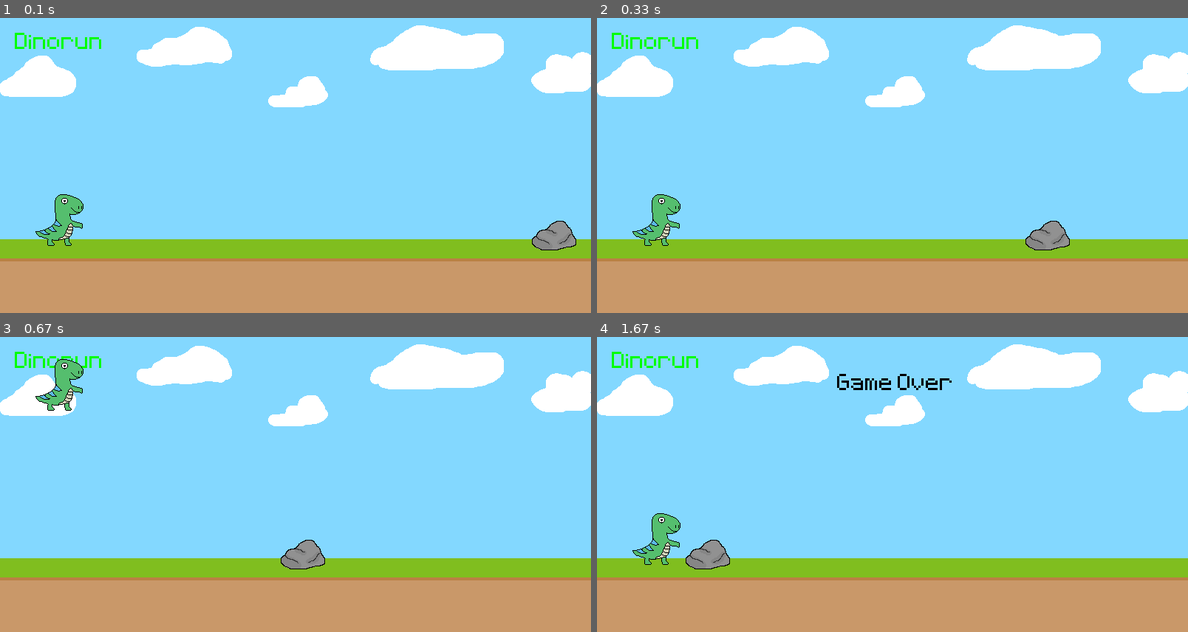
Above: before the commit, frames 1-4 (two rows, left to right).
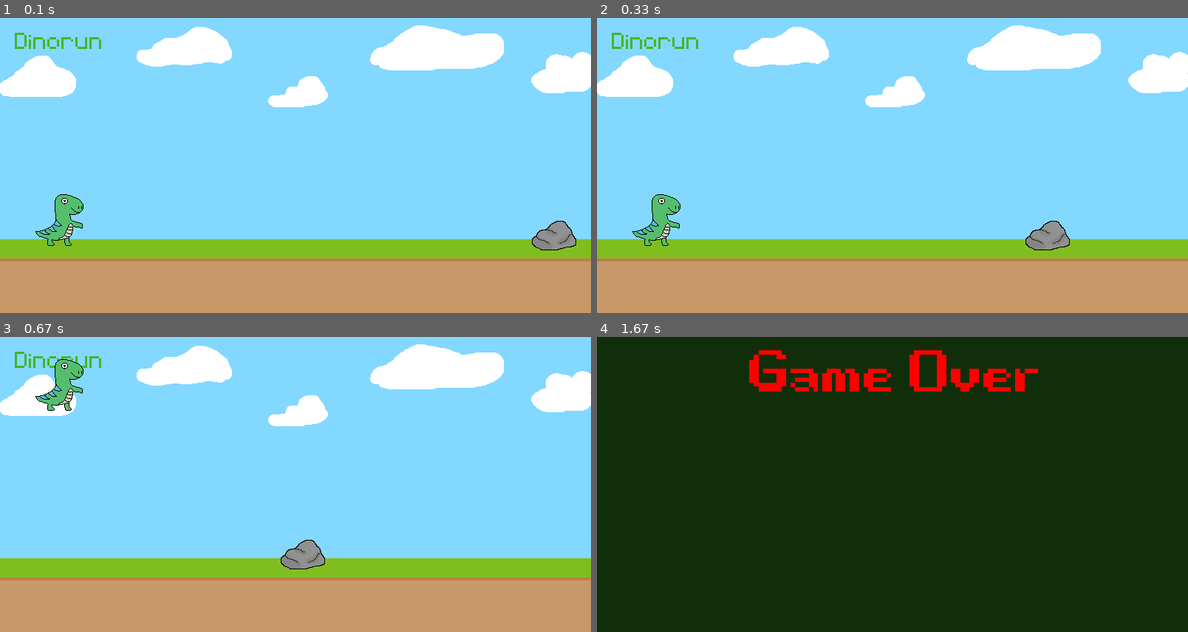
Above: after the commit, the same moments.

Repository: Casterrr/dinorun
Game: pygame game, started from main.py
The game is run twice, just before and just after one commit, with the same random seed, the same clock (stepped at 60 frames per second) and the same inputs.
Inputs:
- Up to frame 1 (0.1 s): no input
- Up to frame 2 (0.33 s): no input
- Up to frame 3 (0.67 s): hold Up from 0.33 s (still down)
- Up to frame 4 (1.67 s): release Up at 0.8 s

The runs differ from the first frame. In frame 1, 0.2% of the frame differs, in the area x 2-18%, y 5-11%; in frame 2, 0.2%; in frame 3, 0.2%; in frame 4, 100%, in the area x 0-100%, y 0-100%.

Commit message:
Tela de fim de jogo melhorada
Adicionada uma tela verde com o título de fim de jogo em vermelho, centralizado horizontalmente e no topo da tela, pensando na exibição da pontuação e ranking posteriormente.

Diff:
--- a/main.py
+++ b/main.py
@@ -1,10 +1,10 @@
 import pygame as py;
 from sys import exit
 
-#Inciializando jogo.
+#Inicializando jogo.
 py.init()
 
-#Instânciando classe clock, para controle de FPS.
+#Instanciando classe clock, para controle de FPS.
 clock = py.time.Clock()
 
 #Definições do tamanho da tela do jogo.
@@ -15,11 +15,12 @@
 py.display.set_caption('Dinorun')
 
 #Declarando variável com tipo de fonte do jogo.
-fonte_do_jogo = py.font.Font("assets/font/PixelType.ttf", 50)
+fonte_do_jogo = py.font.Font("assets/fonts/PixelType.ttf", 50)
+fonte_fim_do_jogo = py.font.Font("assets/fonts/game_over.ttf", 200)
 
 #Criando superfícies com texto.
-cabecalho_do_jogo = fonte_do_jogo.render("Dinorun", False, 'Green')
-game_over_text = fonte_do_jogo.render("Game Over", False, 'Black')
+cabecalho_do_jogo = fonte_do_jogo.render("Dinorun", False, '#44b528')
+game_over_text = fonte_fim_do_jogo.render("Game Over", False, 'Red')
 
 #Importando imagens do jogo.
 sky_image = py.image.load('assets/graphics/Blue-Sky.png').convert_alpha()
@@ -63,7 +64,7 @@
 
 def dino_jump(dino_rect, dino_gravity):
     '''
-    Responsável pelo efeito de pulo do dinossaura na tela.
+    Responsável pelo efeito de pulo do dinossauro na tela.
     '''
 
     dino_rect.y += dino_gravity
@@ -75,7 +76,7 @@
 
 def dino_end_game(dino_rect, *obstacle_rectangles):
     '''
-    Finaliza o jogo se ouver colisão entre o dinossauro e um obstáculo.
+    Finaliza o jogo se houver colisão entre o dinossauro e um obstáculo.
     '''
 
     for obstacle in obstacle_rectangles:
@@ -107,5 +108,6 @@
         #Define o FPS (Frames per Second - Quadros por Segundo) do jogo.
         clock.tick(60)
     else:
-        tela.blit(game_over_text, (325, 50))
+        tela.fill('#112e0a')
+        tela.blit(game_over_text, (200, -20))
         py.display.flip()
Renamed: assets/font/Pixeltype.ttf -> assets/fonts/Pixeltype.ttf
Binary file added: assets/fonts/game_over.ttf
